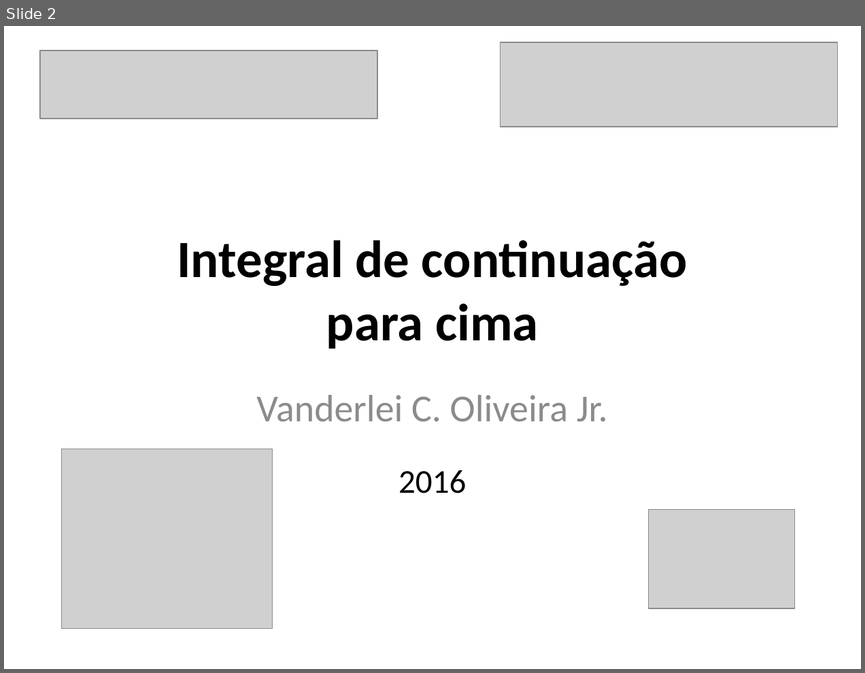
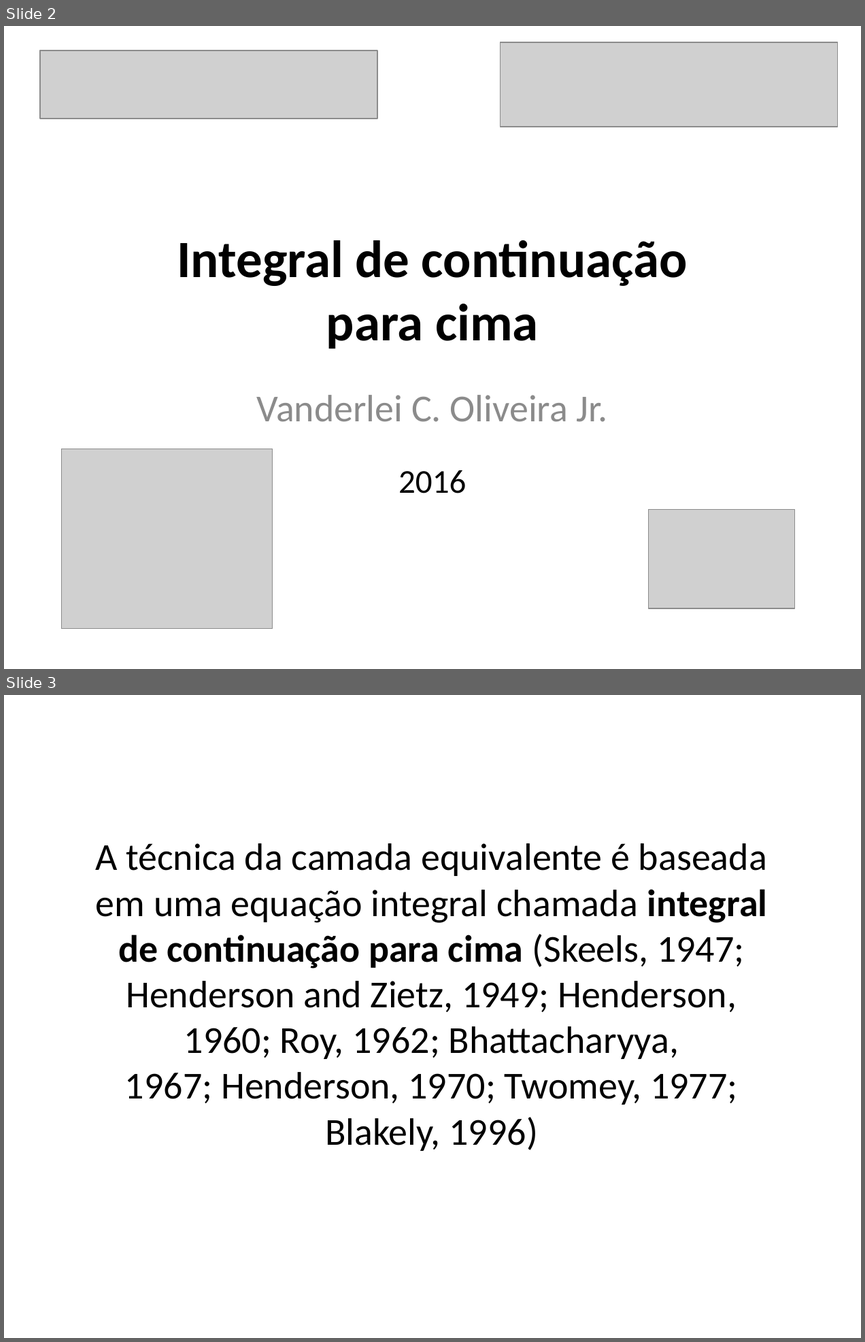
Before and after one commit to pinga-lab/CE-VII-SimBGf-2016, a slide deck: slides/7_integral_continuacao.pptx. Shown one above the other, each under a label of ours: slide 2 before the commit, slides 2 and 3 after it. The pictures are 865x673 and 865x1342 pixels, drawn with LibreOffice and Linux fonts; fonts in the diff are those of the drawing; grey boxes stand for pictures. Boxes give left, top, right and bottom in pixels: in the first picture for what was removed or moved away, otherwise in the second. Text is boxed around its words. In the diff, an @@ line names an element or a change of style, - is before the commit and + after.

Commit message:
apresentacao da integral de continuacao para cima

```diff
--- a/slides/7_integral_continuacao.pptx
+++ b/slides/7_integral_continuacao.pptx
@@ slide 3 added at bbox=[4, 695, 861, 1338], background #FFFFFF @@
@@ text added at bbox=[95, 843, 768, 1151], 32 pt, text #000000 @@
+A técnica da camada equivalente é baseada em uma equação integral chamada integral de continuação para cima (Skeels, 1947; Henderson and Zietz, 1949; Henderson, 1960; Roy, 1962; Bhattacharyya,
+1967; Henderson, 1970; Twomey, 1977; Blakely, 1996)
```
Also in this commit, not shown: 7 other slides added.
